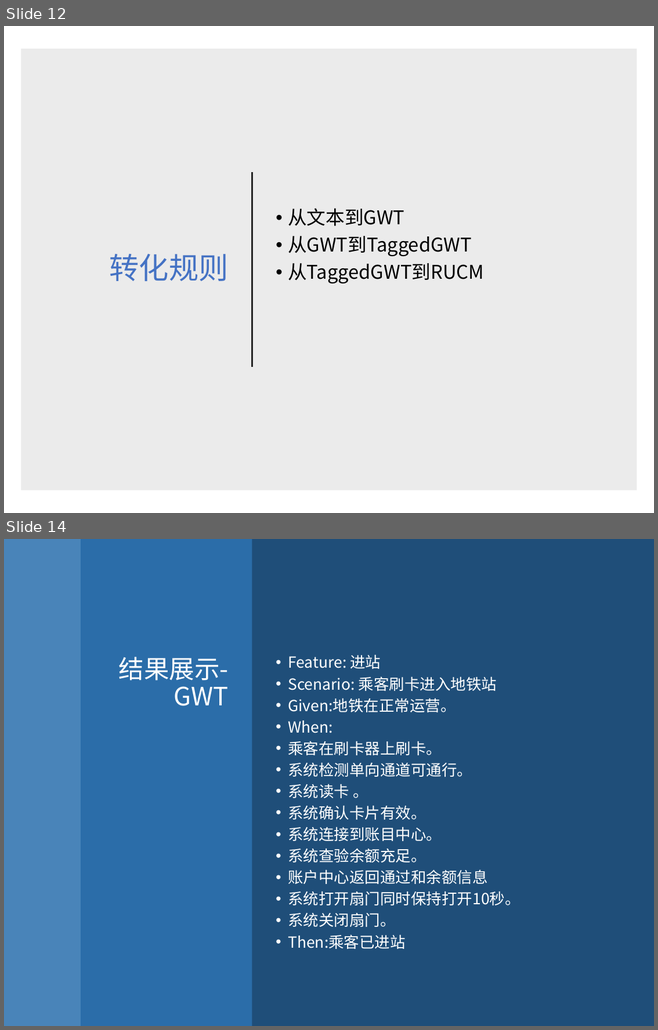
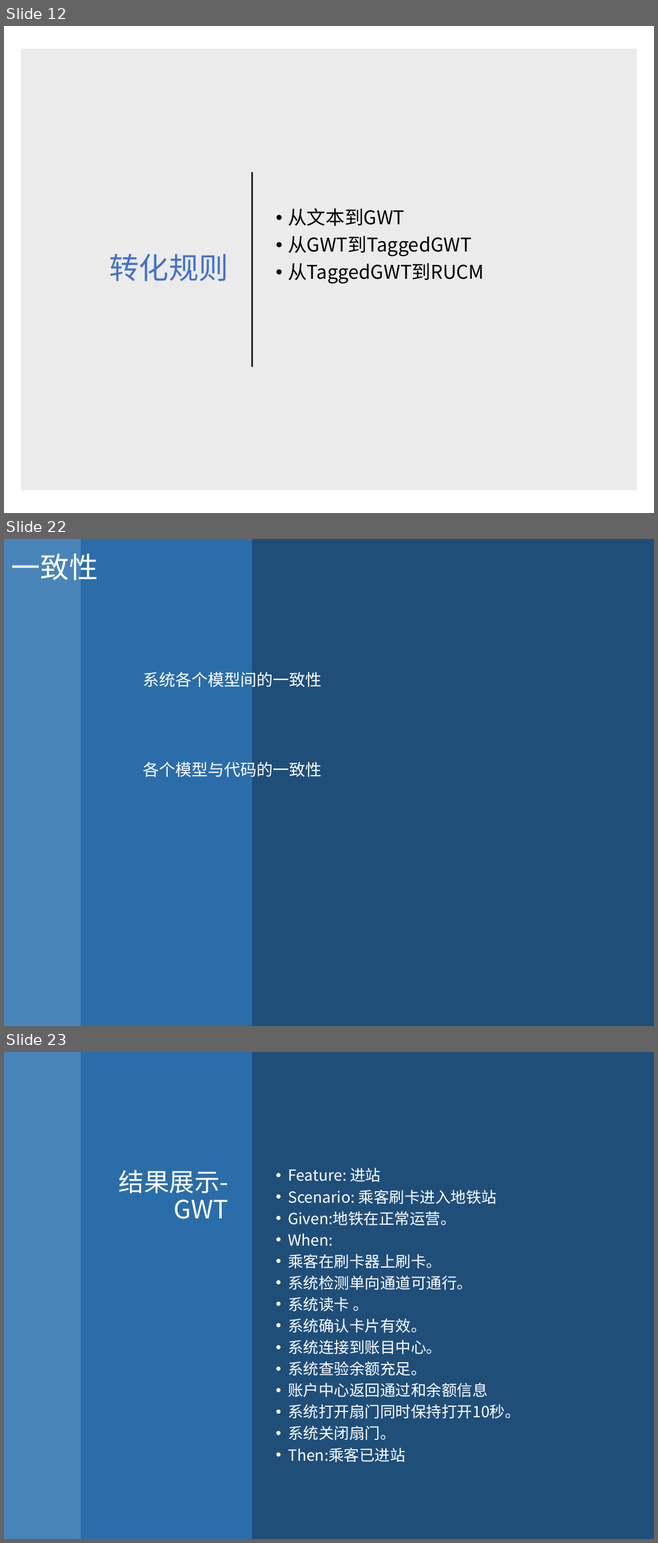
Before and after one commit to PatrickZad/AISRED, a slide deck: TEAM演示.pptx. Shown one above the other, each under a label of ours: slides 12 and 14 before the commit, slides 12, 22 and 23 after it; the slides between them are not shown. The pictures are 658x1030 and 658x1543 pixels, drawn with LibreOffice and Linux fonts; fonts in the diff are those of the drawing. Boxes give left, top, right and bottom in pixels: in the first picture for what was removed or moved away, otherwise in the second. Text is boxed around its words. In the diff, an @@ line names an element or a change of style, - is before the commit and + after.

```diff
--- a/TEAM演示.pptx
+++ b/TEAM演示.pptx
@@ slide 22 added at [4,539,654,1026], background #1F4E79 @@
@@ rectangle added at [4,539,81,1026], fill #5B9BD5 at 70% opacity @@
@@ text added at [12,553,98,580], 32 pt, text #FFFFFF @@
+一致性
@@ rectangle added at [81,539,252,1026], fill #2E75B6 at 80% opacity @@
@@ text added at [143,669,322,690], 18 pt, text #FFFFFF @@
+系统各个模型间的一致性
@@ text added at [143,759,322,780], 18 pt, text #FFFFFF @@
+各个模型与代码的一致性
@@ what was slide 14 is now slide 23 @@
```
Also in this commit, not shown: 3 slides changed, 8 other slides added, 2 other files.
